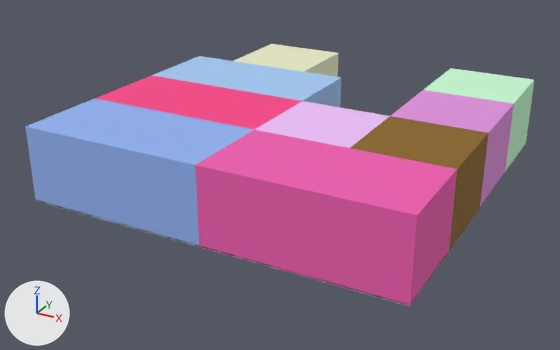
Renders of the glTF model adjacent.glb from each side of a commit.
Before and after are seen from a 50 mm lens placed at (28.0, -25.3, 17.0), pointed at (9.4, 8.7, 0.1). Every picture has the same lights, and +X, +Y and +Z are marked at lower left. Where no turn or scale is listed for an object, it has been applied to the vertices.

Objects in the first picture: '3834_mesh', '3837_mesh', '3840_mesh', '3843_mesh', '3846_mesh', '3849_mesh', '3852_mesh', '3855_mesh', '3858_mesh', '3861_mesh'.
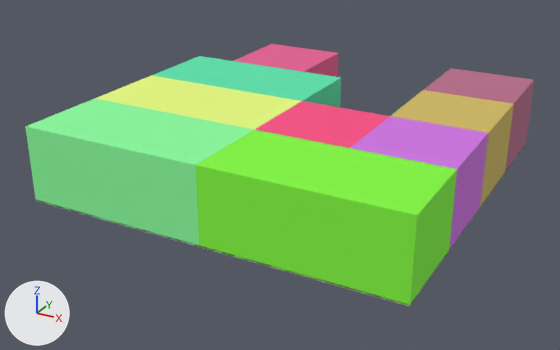
Changed parts and their boxes (x1, y1, x2, y2) in the pictures (560 x 350 px):
'3843_mesh', recoloured (pink to green): (195, 130, 457, 306) in both
'3837_mesh', recoloured (blue to green): (25, 98, 254, 246) in both
'3852_mesh', recoloured (brown to purple): (350, 116, 488, 251) in both
'3840_mesh', recoloured (pink to green): (95, 75, 301, 130) in both
'3846_mesh', recoloured (blue to green): (152, 56, 341, 107) in both
'3858_mesh', recoloured (pink to yellow): (391, 90, 514, 207) in both
'3849_mesh', recoloured (purple to pink): (255, 101, 389, 148) in both
'3861_mesh', recoloured (green to pink): (424, 68, 534, 171) in both
'3855_mesh', recoloured (white to pink): (234, 44, 338, 77) in both

What changed in the scene script:
```text
Change me_3837_mesh:
    where me_3837_mesh.from_pydata(...)  # 8 vertices, 12 faces; spans x 0.0..10.0, y 0.0..5.0, z 0.0..4.0
    remove me_3837_mesh.materials.append(mat_02a59317_f1a6_42aa_8d48_8ebce5b35300)  # blue #92b2f0
    add me_3837_mesh.materials.append(mat_3c4fd884_8a6d_43ec_bd69_772886a24447)  # green #8afc9e
Change me_3840_mesh:
    where me_3840_mesh.from_pydata(...)  # 8 vertices, 12 faces; spans x 0.0..10.0, y 5.0..10.0, z 0.0..4.0
    remove me_3840_mesh.materials.append(mat_3d671075_684b_4ddd_84bd_1e979310404c)  # pink #fa4489
    add me_3840_mesh.materials.append(mat_7ffb3e0d_32f2_44ed_9146_e199617c2d4d)  # green #e8fd7f
Change me_3843_mesh:
    where me_3843_mesh.from_pydata(...)  # 8 vertices, 12 faces; spans x 10.0..20.0, y 0.0..5.0, z 0.0..4.0
    remove me_3843_mesh.materials.append(mat_782bd345_7a67_4003_b4e7_a9bf0cb0ace3)  # pink #ef5db0
    add me_3843_mesh.materials.append(mat_0cb4ce1f_1d36_461e_a6dd_c88dfd0af907)  # green #83fa3d
Change me_3846_mesh:
    where me_3846_mesh.from_pydata(...)  # 8 vertices, 12 faces; spans x 0.0..10.0, y 10.0..15.0, z 0.0..4.0
    remove me_3846_mesh.materials.append(mat_f2476088_5c53_43c7_8916_7f90892892ee)  # blue #a5caf3
    add me_3846_mesh.materials.append(mat_8f3b5540_e517_4922_941a_94953326bffb)  # green #5be4ad
Change me_3849_mesh:
    where me_3849_mesh.from_pydata(...)  # 8 vertices, 12 faces; spans x 10.0..15.0, y 5.0..10.0, z 0.0..4.0
    remove me_3849_mesh.materials.append(mat_c9cfdd10_1ace_48b5_9941_3cf212abdb37)  # purple #efc1fc
    add me_3849_mesh.materials.append(mat_2c06c093_2682_473f_806b_a9f854d37da7)  # pink #fb4d84
Change me_3852_mesh:
    where me_3852_mesh.from_pydata(...)  # 8 vertices, 12 faces; spans x 15.0..20.0, y 5.0..10.0, z 0.0..4.0
    remove me_3852_mesh.materials.append(mat_2896da19_690b_4941_b58f_ff0848e74ea2)  # brown #8b6622
    add me_3852_mesh.materials.append(mat_c0110cb0_ec19_4577_8a53_c17f3fbd5c48)  # purple #d073e3
Change me_3855_mesh:
    where me_3855_mesh.from_pydata(...)  # 8 vertices, 12 faces; spans x 2.5..7.5, y 15.0..20.0, z 0.0..4.0
    remove me_3855_mesh.materials.append(mat_5f87999c_7359_4411_b1d9_a6dda43a65fb)  # white #e9ebc7
    add me_3855_mesh.materials.append(mat_09cebe9d_4d02_4709_95ad_cbd0df729097)  # pink #e45f91
Change me_3858_mesh:
    where me_3858_mesh.from_pydata(...)  # 8 vertices, 12 faces; spans x 15.0..20.0, y 10.0..15.0, z 0.0..4.0
    remove me_3858_mesh.materials.append(mat_3b28c28e_8853_4b59_b728_161584dc5f97)  # pink #df91db
    add me_3858_mesh.materials.append(mat_6f90a961_223e_42be_a86d_0ca2c1bb7f3c)  # yellow #d0ba61
Change me_3861_mesh:
    where me_3861_mesh.from_pydata(...)  # 8 vertices, 12 faces; spans x 15.0..20.0, y 15.0..20.0, z 0.0..4.0
    remove me_3861_mesh.materials.append(mat_feea3429_2ac9_46f8_a557_761d3393de8b)  # green #c7fad3
    add me_3861_mesh.materials.append(mat_57bdcd51_462b_4e64_8f8d_0c5bad4e74cc)  # pink #b76c89
```
